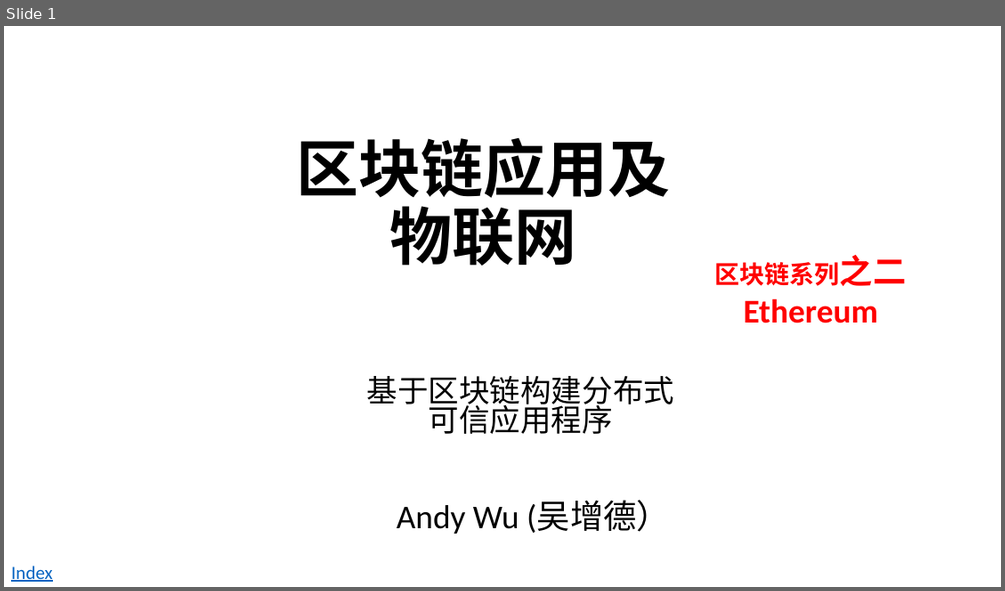
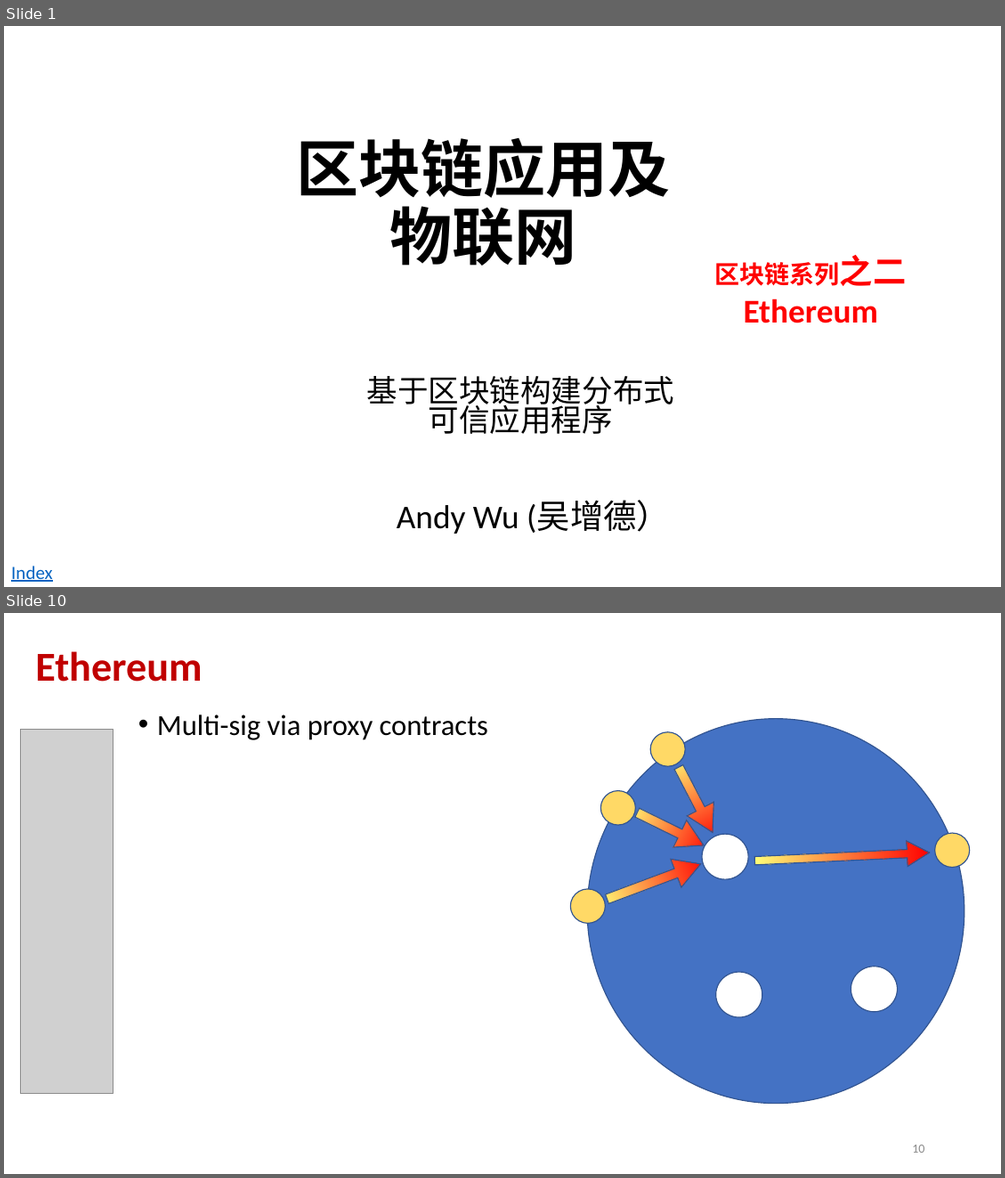
Before and after one commit to andyplusplus/blockchain, a slide deck: how_bitcoin_works_2/bc_1_blockChain.pptx. Shown one above the other, each under a label of ours: slide 1 before the commit, slides 1 and 10 after it; the slides between them are not shown. The pictures are 1005x591 and 1005x1178 pixels, drawn with LibreOffice and Linux fonts; fonts in the diff are those of the drawing; grey boxes stand for pictures; background and template pictures are left out. Boxes give left, top, right and bottom in pixels: in the first picture for what was removed or moved away, otherwise in the second. Text is boxed around its words. In the diff, an @@ line names an element or a change of style, - is before the commit and + after.

```diff
--- a/how_bitcoin_works_2/bc_1_blockChain.pptx
+++ b/how_bitcoin_works_2/bc_1_blockChain.pptx
@@ slide 10 added at [4,613,1001,1174], background #FFFFFF @@
@@ title added at [35,651,202,682], 39.6 pt, text #C00000, bold @@
+Ethereum
@@ text added at [157,714,488,740], 28 pt, text #000000 @@
+• Multi-sig via proxy contracts
@@ ellipse added at [587,718,964,1103], fill #4472C4, outline #325491 1 pt @@
@@ picture added at [20,730,112,1093] @@
@@ ellipse added at [651,732,685,766], fill #FFD966, outline #325491 1 pt @@
@@ right arrow added at [665,760,726,838], fill gradient #FFFF78 to #FF0000, outline #325491 1 pt @@
@@ ellipse added at [600,791,635,826], fill #FFD966, outline #325491 1 pt @@
@@ right arrow added at [631,799,711,859], fill gradient #FFFF78 to #FF0000, outline #325491 1 pt @@
@@ right arrow added at [602,850,706,913], fill gradient #FFFF78 to #FF0000, outline #325491 1 pt @@
@@ ellipse added at [702,834,748,879], fill #FFFFFF, outline #325491 1 pt @@
@@ right arrow added at [754,840,930,874], fill gradient #FFFF78 to #FF0000, outline #325491 1 pt @@
@@ ellipse added at [935,833,970,868], fill #FFD966, outline #325491 1 pt @@
@@ ellipse added at [571,889,606,924], fill #FFD966, outline #325491 1 pt @@
@@ ellipse added at [716,972,762,1018], fill #FFFFFF, outline #325491 1 pt @@
@@ ellipse added at [851,966,898,1012], fill #FFFFFF, outline #325491 1 pt @@
@@ page number added at [912,1144,924,1152], 12 pt, text #8C8C8C @@
+10
```
Also in this commit, not shown: 6 slides changed, 14 other slides added, 2 slides removed, 2 other files.
